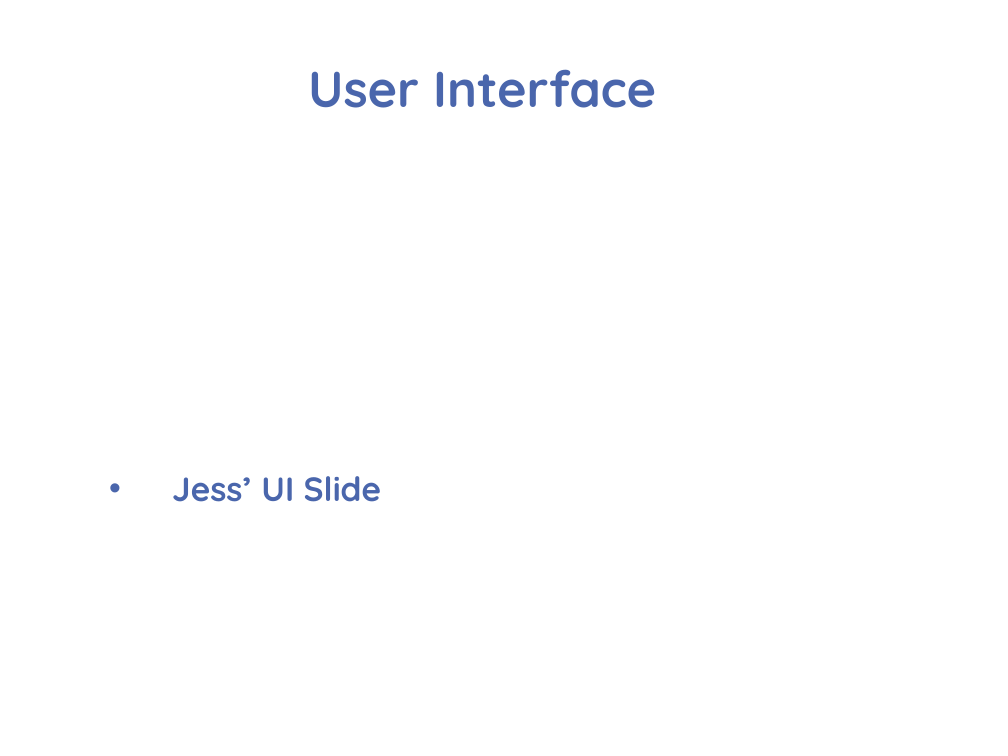
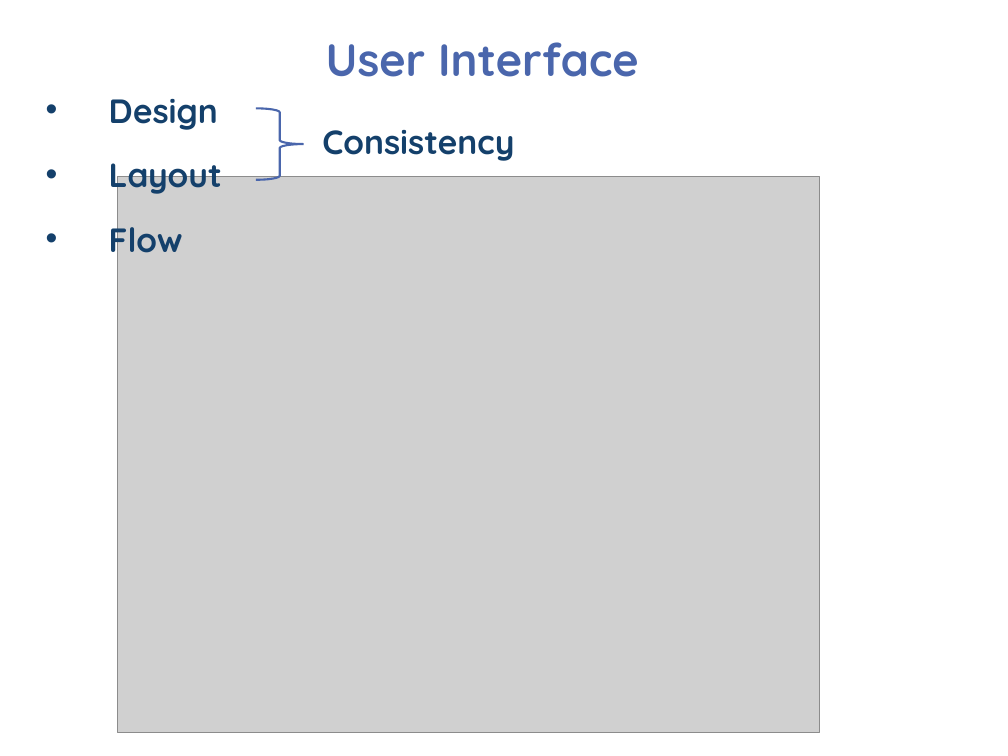
Before and after one commit to psengelke/linphone-android-group-chat, a slide deck: slide 8 of Project Documentation/Demos/Demo 03/Demo 03.pptx. Drawn at 1008x756 pixels with LibreOffice and Linux fonts; fonts in the diff are those of the drawing; grey boxes stand for pictures; background and template pictures are left out. Boxes give left, top, right and bottom in pixels: in the first picture for what was removed or moved away, otherwise in the second. Text is boxed around its words. In the diff, an @@ line names an element or a change of style, - is before the commit and + after.

Commit message:
UI Slide

```diff
--- a/Project Documentation/Demos/Demo 03/Demo 03.pptx
+++ b/Project Documentation/Demos/Demo 03/Demo 03.pptx
@@ title "User Interface" at (326,42,639,77): size 36 to 32.4 pt; vertical alignment bottom to top @@
@@ text added at (109,99,222,261), 24 pt, text #143F6A, bold @@
+• Design
+• Layout
+• Flow
@@ right brace added at (256,109,303,180), outline #4A66AC 1.5 pt @@
@@ text added at (322,130,514,161), 24 pt, text #143F6A, bold @@
+Consistency
@@ picture added at (117,176,818,733) @@
@@ text removed at (172,476,381,502) @@
-• Jess’ UI Slide
```
